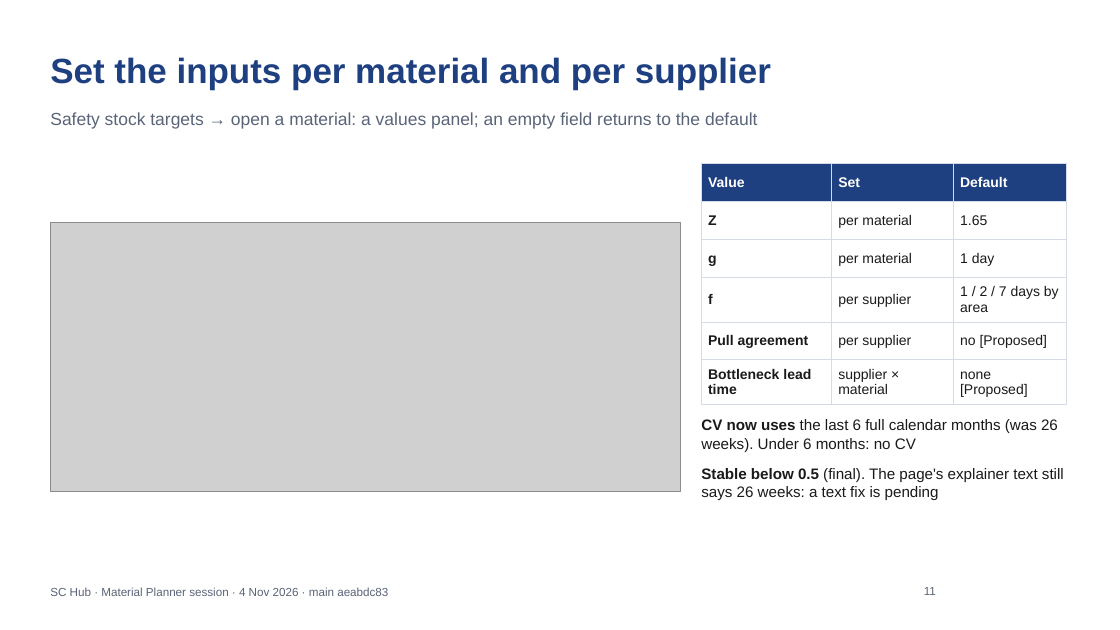
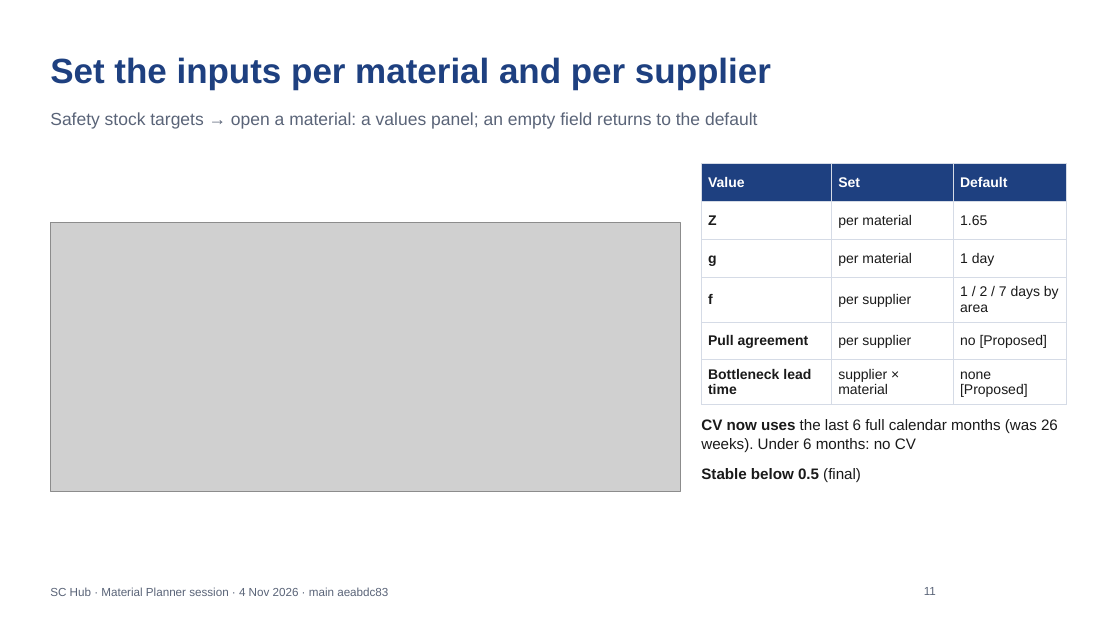
Before and after one commit to javal999/paragon-supplier-portal, a slide deck: slide 11 of docs/supplier-hub/user-guide/SC-Hub-Planner-04-Nov-What-Changed.pptx. Drawn at 1120x630 pixels with LibreOffice and Linux fonts; fonts in the diff are those of the drawing; grey boxes stand for pictures; background and template pictures are left out. Boxes give left, top, right and bottom in pixels: in the first picture for what was removed or moved away, otherwise in the second. Text is boxed around its words. In the diff, an @@ line names an element or a change of style, - is before the commit and + after.

```diff
--- a/docs/supplier-hub/user-guide/SC-Hub-Planner-04-Nov-What-Changed.pptx
+++ b/docs/supplier-hub/user-guide/SC-Hub-Planner-04-Nov-What-Changed.pptx
@@ text at (x1=701, y1=468, x2=861, y2=482): text changed; bold on @@
-• Stable below 0.5 (final). The page's explainer text still says 26 weeks: a text fix is pending
+• Stable below 0.5 (final)
```
Also in this commit, not shown: 5 other slides changed, 1 slide removed, 2 other files.
